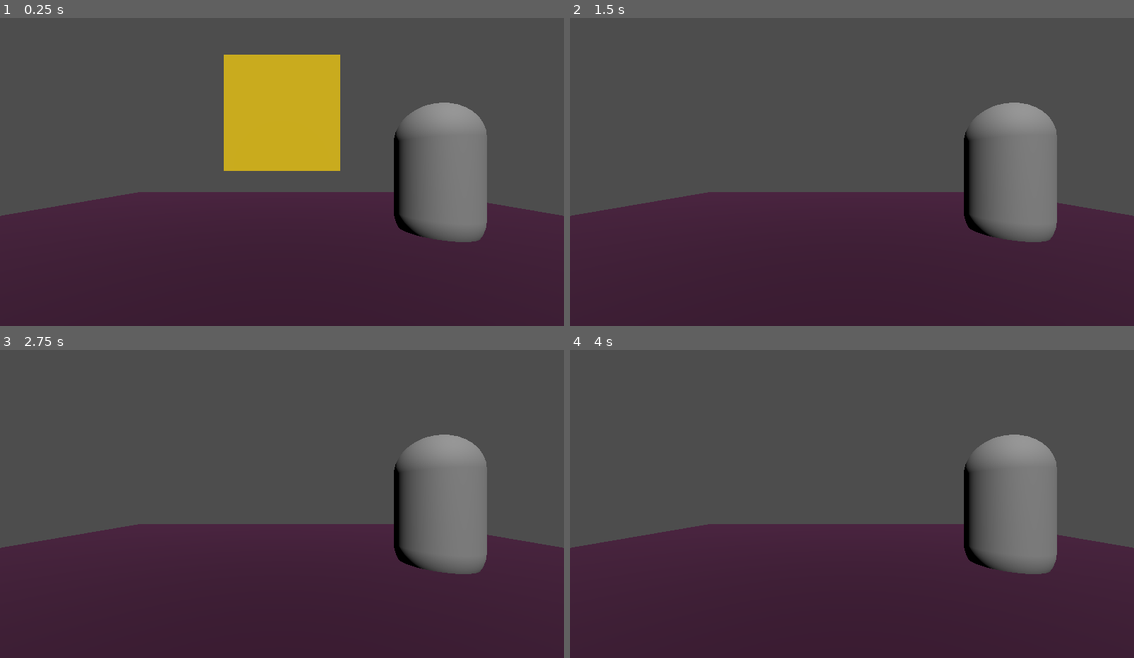
Above: before the commit, frames 1-4 (two rows, left to right).
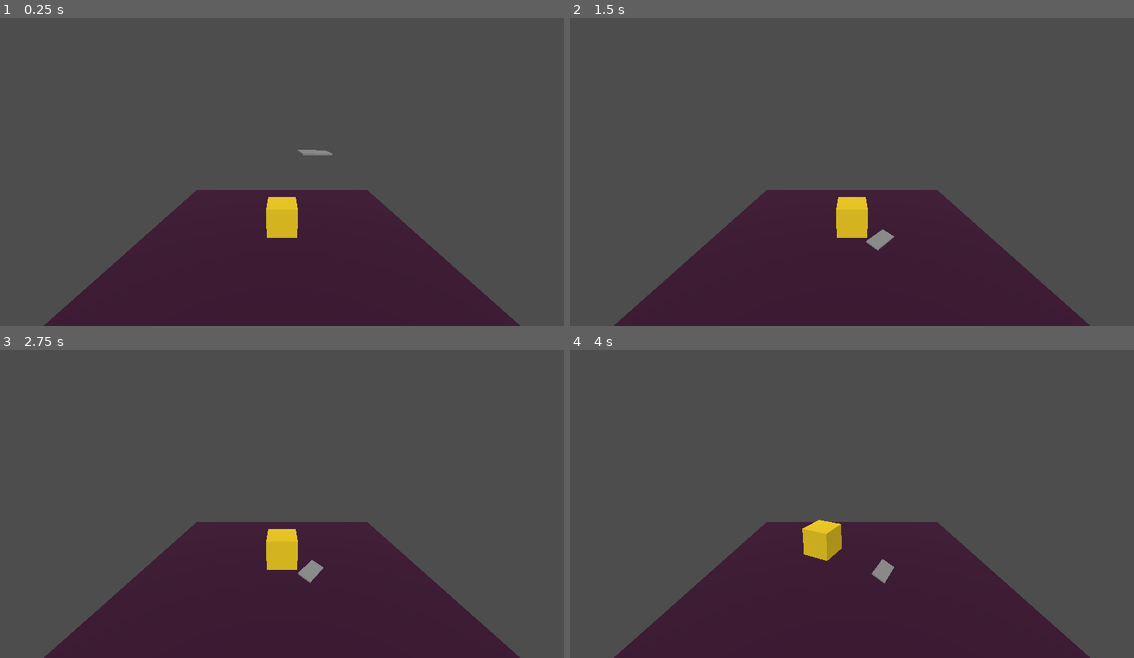
Above: after the commit, the same moments.

Repository: niksonleonard/the-delightful-letters-mess-game
Game: Godot game, scene res://main_scene.tscn
Two runs of this game, one before a commit and one after it. Both use one fixed random seed, a clock stepped at 60 frames per second and the inputs below.
Inputs (mouse positions are in pixels of both pictures, inside the frame that each line leads up to):
- Up to frame 1 (0.25 s): no input
- Up to frame 2 (1.5 s): move the mouse to (976, 150) at 0.52 s; click (976, 150) at 0.6 s; move the mouse to (739, 184) at 1.27 s; click (739, 184) at 1.35 s
- Up to frame 3 (2.75 s): move the mouse to (338, 430) at 2.02 s; click (338, 430) at 2.1 s
- Up to frame 4 (4 s): move the mouse to (823, 562) at 2.77 s; click (823, 562) at 2.85 s; move the mouse to (1021, 547) at 3.52 s; click (1021, 547) at 3.6 s

The runs differ from the first frame. In frame 1, 28% of the frame differs, in the area x 0-100%, y 11-100%; in frame 2, 21%; in frame 3, 21%; in frame 4, 21%.
Error after the commit: Invalid access to property or key 'position' on a base object of type 'Dictionary'. (res://PlayerController.gd:43)

Commit message:
created project README file

Diff:
--- /dev/null
+++ b/LetterBudy.gd
@@ -0,0 +1,24 @@
+extends RigidBody3D
+
+@export var windTimer: Timer
+var lastPressurePoint: Vector3 = Vector3(1, 0 ,0)
+var isOnTheFloor: bool = false
+
+
+# Called when the node enters the scene tree for the first time.
+func _ready():
+	windTimer = $Timer
+	windTimer.timeout.connect(_applyWindForce)
+
+
+func _applyWindForce():
+	if (isOnTheFloor):
+		windTimer.stop()
+		return
+
+	lastPressurePoint = -1 * lastPressurePoint
+	apply_force(Vector3(.1, .2, 0), lastPressurePoint)
+
+func _on_body_shape_entered():
+	isOnTheFloor = true
+	print("Biluzeira")
--- /dev/null
+++ b/PlayerController.gd
@@ -0,0 +1,43 @@
+extends CharacterBody3D
+
+@onready var navigationAgent : NavigationAgent3D = $NavigationAgent3D
+var Speed = 5
+# Called when the node enters the scene tree for the first time.
+func _ready():
+	pass # Replace with function body.
+
+
+# Called every frame. 'delta' is the elapsed time since the previous frame.
+func _process(delta):
+	if(navigationAgent.is_navigation_finished()):
+		return
+
+	moveToPoint(delta, Speed)
+	pass
+
+func moveToPoint(_delta, speed):
+	var targetPos = navigationAgent.get_next_path_position()
+	var direction = global_position.direction_to(targetPos)
+	faceDirection(targetPos)
+	velocity = direction * speed
+	move_and_slide()
+
+func faceDirection(direction):
+	look_at(Vector3(direction.x, global_position.y, direction.z), Vector3.UP)
+
+func _input(_event):
+	if Input.is_action_just_pressed("PointClick"):
+		var camera = get_tree().get_nodes_in_group("Camera")[0]
+		var mousePos = get_viewport().get_mouse_position()
+		var rayLength = 100
+		var from = camera.project_ray_origin(mousePos)
+		var to = from + camera.project_ray_normal(mousePos) * rayLength
+		var space = get_world_3d().direct_space_state
+		var rayQuery = PhysicsRayQueryParameters3D.new()
+		rayQuery.from = from
+		rayQuery.to = to
+		rayQuery.collide_with_areas = true
+		var result = space.intersect_ray(rayQuery)
+		print(result)
+
+		navigationAgent.target_position = result.position
--- /dev/null
+++ b/letter_object.tscn
@@ -0,0 +1,33 @@
+[gd_scene load_steps=4 format=3 uid="uid://3uok1u2yitbo"]
+
+[ext_resource type="Script" path="res://LetterBudy.gd" id="1_oq725"]
+
+[sub_resource type="BoxMesh" id="BoxMesh_vighb"]
+size = Vector3(1, 0.05, 0.5)
+
+[sub_resource type="BoxShape3D" id="BoxShape3D_o30tw"]
+size = Vector3(1, 0.1, 0.5)
+
+[node name="LetterBudy" type="RigidBody3D"]
+transform = Transform3D(1, 0, 0, 0, 1, 0, 0, 0, 1, 3.35303, 3.50629, 0)
+collision_layer = 9
+collision_mask = 9
+mass = 0.01
+contact_monitor = true
+constant_torque = Vector3(2.08165e-12, 0.01, 2.08165e-12)
+script = ExtResource("1_oq725")
+
+[node name="Letter" type="MeshInstance3D" parent="."]
+transform = Transform3D(1, 0, 0, 0, 1, 0, 0, 0, 1, 0, 0, 2.08165e-12)
+mesh = SubResource("BoxMesh_vighb")
+skeleton = NodePath("../..")
+
+[node name="CollisionShape3D" type="CollisionShape3D" parent="."]
+shape = SubResource("BoxShape3D_o30tw")
+
+[node name="Timer" type="Timer" parent="."]
+wait_time = 0.2
+autostart = true
+
+[connection signal="body_entered" from="." to="." method="_on_body_entered"]
+[connection signal="body_shape_entered" from="." to="." method="_on_body_shape_entered"]
--- a/main_scene.tscn
+++ b/main_scene.tscn
@@ -1,6 +1,17 @@
-[gd_scene load_steps=8 format=3 uid="uid://bgix46oh7dm3x"]
+[gd_scene load_steps=11 format=3 uid="uid://bgix46oh7dm3x"]
 
-[sub_resource type="CapsuleMesh" id="CapsuleMesh_6rn0w"]
+[ext_resource type="Script" path="res://PlayerController.gd" id="1_ruu82"]
+[ext_resource type="PackedScene" uid="uid://3uok1u2yitbo" path="res://letter_object.tscn" id="2_oy542"]
+
+[sub_resource type="Environment" id="Environment_tnx11"]
+
+[sub_resource type="BoxShape3D" id="BoxShape3D_jidap"]
+size = Vector3(9.83, 0.2, 10)
+
+[sub_resource type="NavigationMesh" id="NavigationMesh_dlbk4"]
+vertices = PackedVector3Array(-4.5, -1.41188, -4.5, -4.5, -1.41188, 4.5, 4.5, -1.41188, 4.5, 4.5, -1.41188, -4.5)
+polygons = [PackedInt32Array(3, 2, 0), PackedInt32Array(0, 2, 1)]
+cell_height = 0.1
 
 [sub_resource type="StandardMaterial3D" id="StandardMaterial3D_vs0ir"]
 albedo_color = Color(0.227451, 0.0196078, 0.184314, 1)
@@ -8,9 +19,6 @@
 [sub_resource type="BoxMesh" id="BoxMesh_uq56s"]
 material = SubResource("StandardMaterial3D_vs0ir")
 size = Vector3(10, 0.2, 10)
-
-[sub_resource type="BoxShape3D" id="BoxShape3D_jidap"]
-size = Vector3(9.83, 0.2, 10)
 
 [sub_resource type="StandardMaterial3D" id="StandardMaterial3D_plfij"]
 albedo_color = Color(0.937255, 0.796078, 0.0901961, 1)
@@ -22,28 +30,34 @@
 
 [node name="MainScene" type="Node3D"]
 
-[node name="Camera3D" type="Camera3D" parent="."]
-transform = Transform3D(1, 0, 0, 0, 1, 0, 0, 0, 1, 0, 0.954344, 2.2722)
+[node name="WorldEnvironment" type="WorldEnvironment" parent="."]
+environment = SubResource("Environment_tnx11")
+
+[node name="Camera3D" type="Camera3D" parent="." groups=["Camera"]]
+transform = Transform3D(1, 0, 0, 0, 0.9681, 0.250566, 0, -0.250566, 0.9681, 0, 4.3998, 6.4456)
 
 [node name="DirectionalLight3D" type="DirectionalLight3D" parent="."]
 transform = Transform3D(0.999989, -7.63694e-10, -0.00467747, 0.0034952, 0.664553, 0.747233, 0.00310842, -0.747242, 0.664545, 0, 1.78807, 3.33741)
 
-[node name="MeshInstance3D2" type="MeshInstance3D" parent="."]
-transform = Transform3D(1, 0, 0, 0, 1, 0, 0, 0, 1, 2.09187, 0.820663, -0.544885)
-mesh = SubResource("CapsuleMesh_6rn0w")
-
 [node name="Floor" type="StaticBody3D" parent="."]
-
-[node name="MeshInstance3D" type="MeshInstance3D" parent="Floor"]
-mesh = SubResource("BoxMesh_uq56s")
-skeleton = NodePath("../..")
+collision_layer = 9
+collision_mask = 9
 
 [node name="CollisionShape3D" type="CollisionShape3D" parent="Floor"]
-transform = Transform3D(1, 0, 0, 0, 1, 0, 0, 0, 1, 10.1597, 0, 0)
 shape = SubResource("BoxShape3D_jidap")
 
-[node name="Player" type="RigidBody3D" parent="."]
+[node name="NavigationRegion3D" type="NavigationRegion3D" parent="Floor"]
 transform = Transform3D(1, 0, 0, 0, 1, 0, 0, 0, 1, 0, 1.71188, 0)
+navigation_mesh = SubResource("NavigationMesh_dlbk4")
+
+[node name="MeshInstance3D" type="MeshInstance3D" parent="Floor/NavigationRegion3D"]
+transform = Transform3D(1, 0, 0, 0, 1, 0, 0, 0, 1, 0, -1.71188, 0)
+mesh = SubResource("BoxMesh_uq56s")
+skeleton = NodePath("../../..")
+
+[node name="Player" type="CharacterBody3D" parent="."]
+transform = Transform3D(1, 0, 0, 0, 1, 0, 0, 0, 1, 2.08165e-12, 1, 2.08165e-12)
+script = ExtResource("1_ruu82")
 
 [node name="PlayerMesh" type="MeshInstance3D" parent="Player"]
 transform = Transform3D(1, 0, 0, 0, 1, 0, 0, 0, 1, 2.08165e-12, 2.08165e-12, 2.08165e-12)
@@ -52,3 +66,8 @@
 
 [node name="CollisionShape3D" type="CollisionShape3D" parent="Player"]
 shape = SubResource("CylinderShape3D_k3bgw")
+
+[node name="NavigationAgent3D" type="NavigationAgent3D" parent="Player"]
+
+[node name="LetterBudy" parent="." instance=ExtResource("2_oy542")]
+transform = Transform3D(1, 0, 0, 0, 1, 0, 0, 0, 1, 1.03054, 3.50629, 0)
--- a/project.godot
+++ b/project.godot
@@ -15,6 +15,14 @@
 config/features=PackedStringArray("4.0", "Mobile")
 config/icon="res://icon.svg"
 
+[input]
+
+PointClick={
+"deadzone": 0.5,
+"events": [Object(InputEventMouseButton,"resource_local_to_scene":false,"resource_name":"","device":-1,"window_id":0,"alt_pressed":false,"shift_pressed":false,"ctrl_pressed":false,"meta_pressed":false,"button_mask":0,"position":Vector2(0, 0),"global_position":Vector2(0, 0),"factor":1.0,"button_index":1,"pressed":false,"double_click":false,"script":null)
+]
+}
+
 [rendering]
 
 renderer/rendering_method="mobile"
Not shown, added: README.md
Not shown, added: documentation/pages/GameNarrative.md
